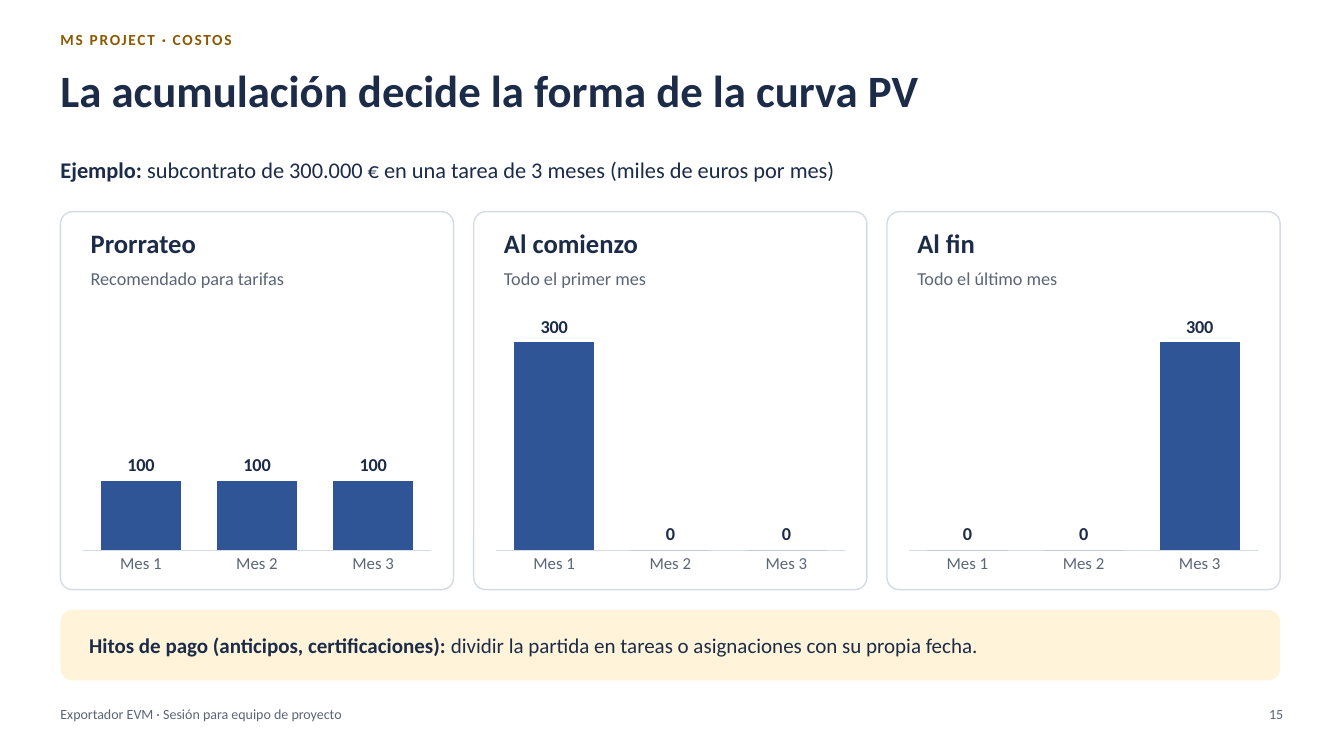
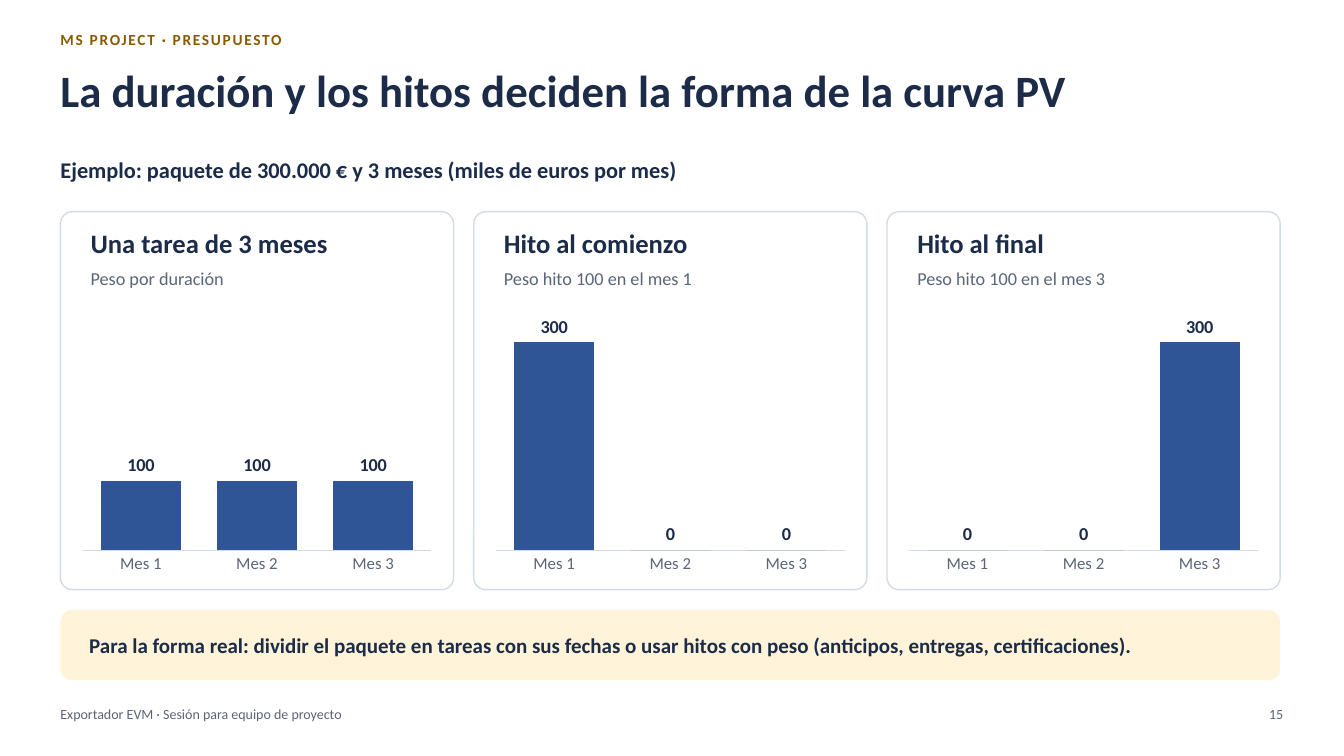
Before and after one commit to MarceloSalazar/evm-automation, a slide deck: slide 15 of docs/presentacion-jefes-de-proyecto.pptx. Drawn at 1344x756 pixels with LibreOffice and Linux fonts; fonts in the diff are those of the drawing. Boxes give left, top, right and bottom in pixels: in the first picture for what was removed or moved away, otherwise in the second. Text is boxed around its words. In the diff, an @@ line names an element or a change of style, - is before the commit and + after.

Commit message:
Documentación, capturas y presentación del modo porcentaje (versión 2.0.0)
- docs/modo-porcentaje.md: modo por defecto, pesos de tareas e hitos, multi-empresa, hojas, cierre
  mensual, cambios de BAC y diferencias con el modo costo.
- README, tutorial, configuración, multi-empresa, preparación en MS Project, métodos, libro Excel,
  comandos, validaciones, proceso de reporte, varios archivos, glosario y desarrollo actualizados;
  los documentos del modo costo indican que se aplican a ese modo.
- Capturas del libro regeneradas en el modo porcentaje (nuevas: % PV, % EV, % PV-EmpresaA).
- Presentación: presupuesto en el libro, curva por duración e hitos, cifras del ejemplo y capturas
  nuevas; portada con la versión 2.0.0 y PDF.
- Versión 2.0.0 y su entrada en CHANGELOG.md.

```diff
--- a/docs/presentacion-jefes-de-proyecto.pptx
+++ b/docs/presentacion-jefes-de-proyecto.pptx
@@ text at bbox=[60, 30, 867, 60]: text changed @@
-MS PROJECT · COSTOS
+MS PROJECT · PRESUPUESTO
@@ title at bbox=[60, 75, 1065, 114]: text changed @@
-La acumulación decide la forma de la curva PV
+La duración y los hitos deciden la forma de la curva PV
@@ text at bbox=[60, 161, 676, 182]: text changed; bold on @@
-Ejemplo: subcontrato de 300.000 € en una tarea de 3 meses (miles de euros por mes)
+Ejemplo: paquete de 300.000 € y 3 meses (miles de euros por mes)
@@ text at bbox=[91, 234, 327, 254]: text changed @@
-Prorrateo
+Una tarea de 3 meses
@@ text at bbox=[504, 234, 687, 254]: text changed @@
-Al comienzo
+Hito al comienzo
@@ text at bbox=[917, 234, 1044, 254]: text changed @@
-Al fin
+Hito al final
@@ text at bbox=[91, 272, 224, 288]: text changed @@
-Recomendado para tarifas
+Peso por duración
@@ text at bbox=[504, 272, 692, 285]: text changed @@
-Todo el primer mes
+Peso hito 100 en el mes 1
@@ text at bbox=[917, 272, 1105, 285]: text changed @@
-Todo el último mes
+Peso hito 100 en el mes 3
@@ text in rounded rectangle at bbox=[89, 637, 1131, 657]: text changed; bold on @@
-Hitos de pago (anticipos, certificaciones): dividir la partida en tareas o asignaciones con su propia fecha.
+Para la forma real: dividir el paquete en tareas con sus fechas o usar hitos con peso (anticipos, entregas, certificaciones).
```
Also in this commit, not shown: 25 other slides changed, 49 other files.
